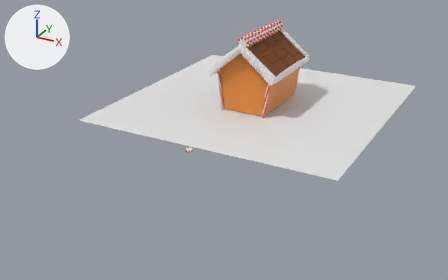
The Blender file Thanh_Sweet-Collection/GingerBreadHouseVer2.blend, before and after one commit.
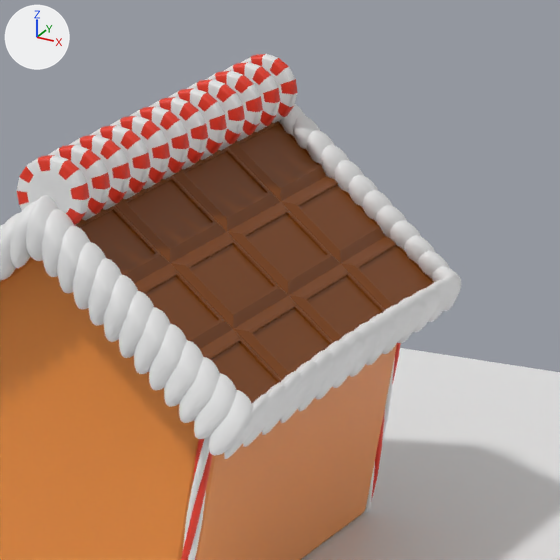
The first picture shows the older version from a camera (50 mm lens) standing at (74.0, -156.3, 63.3) and looking at (4.7, -30.3, 0.3). The close-ups show both versions on the part from 52% to 73% of the width and 4% to 37% of the height of that picture; other places that the commit changed are outside them. The lights are fixed; the arrows at upper left show +X, +Y and +Z.

The older version as bpy lines, for what is in view:
```python
me_cube_001 = bpy.data.meshes.new('Cube.001')
me_cube_001.from_pydata(...)  # 12 vertices, 4 faces; spans x -1.28..1.28, y -1.0..1.0, z -1.0..2.04
me_cube_001.materials.append(mat_material_002)  # orange #e78b39
me_cube_002 = bpy.data.meshes.new('Cube.002')
me_cube_002.from_pydata([(1.28, 1.0, 1.0), (1.0, 1.0, -1.0), (1.28, -1.0, 1.0), (1.0, -1.0, -1.0), (-1.28, 1.0, 1.0), (-1.0, 1.0, -1.0), (-1.28, -1.0, 1.0), (-1.0, -1.0, -1.0)], [], [(1, 0, 2, 3), (5, 7, 6, 4)])
me_cube_002.materials.append(mat_material_002)  # orange #e78b39
me_sphere = bpy.data.meshes.new('Sphere')
me_sphere.from_pydata(...)  # 482 vertices, 512 faces; spans x -0.99..0.97, y -0.94..0.95, z -1.61..1.0
me_sphere.polygons.foreach_set('use_smooth', [True] * 512)
ob_frontback = bpy.data.objects.new('frontback', me_cube_001)
ob_frontback.location = (0.0, 0.0, 6.08)
ob_frontback.scale = (5.99, 9.78, 5.99)
_m = ob_frontback.modifiers.new('Solidify', 'SOLIDIFY')
_m.thickness = 0.1
_m.offset = 1.0
_m = ob_frontback.modifiers.new('Bevel', 'BEVEL')
_m.segments = 3
ob_side = bpy.data.objects.new('side', me_cube_002)
ob_side.location = (0.0, 0.0, 6.08)
ob_side.scale = (5.99, 10.7, 5.99)
_m = ob_side.modifiers.new('Solidify', 'SOLIDIFY')
_m.thickness = 0.1
_m.offset = 1.0
_m = ob_side.modifiers.new('Bevel', 'BEVEL')
_m.segments = 3
ob_sphere = bpy.data.objects.new('Sphere', me_sphere)
ob_sphere.location = (0.0, 0.0, 6.8)
_m = ob_sphere.modifiers.new('Array', 'ARRAY')
_m.fit_type = 'FIT_CURVE'
_m.curve = ob_roof_curve
_m.relative_offset_displace = (0.5, 0.0, 0.0)
_m = ob_sphere.modifiers.new('Curve', 'CURVE')
_m.object = ob_roof_curve
# also in view: 'Cube' at (4.8, 0.0, 14.9); 'Circle.001' at (0.1, -0.1, 20.3); 'Plane' at (0.0, 0.0, 0.0); 'candycane' at (0.0, 0.0, 5.7)
```
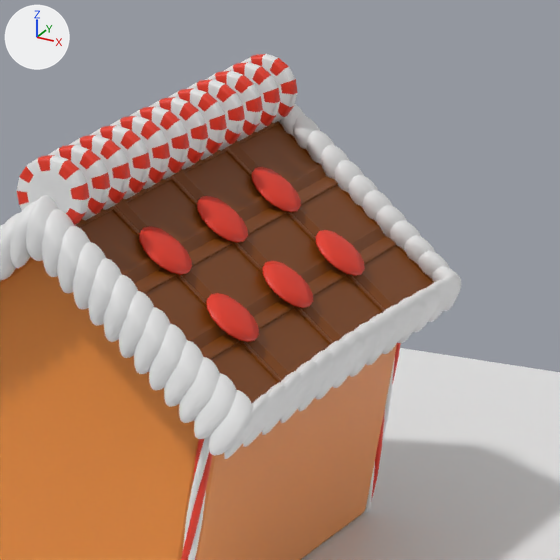
What differs and where, as boxes (x1, y1, x2, y2) in the close-ups (560 x 560 px):
'mm', added (red)
    after: (139, 167, 365, 342)

Edits to the bpy script that builds the scene:
```text
Add me_circle_005:
    me_circle_005.from_pydata(...)  # 66 vertices, 64 faces; spans x -1.43..1.41, y -1.42..1.43, z -0.29..0.29
    me_circle_005.polygons.foreach_set('use_smooth', [True] * 64)
    me_circle_005.materials.append(mat_material_001)  # red #e73720
Add ob_mm:
    ob_mm = bpy.data.objects.new('mm', me_circle_005)
    ob_mm.location = (3.21, -6.2, 16.99)
    ob_mm.rotation_euler = (0.0, 0.657, 0.0)  # degrees (0, 38, 0)
    _m = ob_mm.modifiers.new('Array', 'ARRAY')
    _m.relative_offset_displace = (1.5, 0.0, 0.0)
    _m = ob_mm.modifiers.new('Array.001', 'ARRAY')
    _m.count = 3
    _m.relative_offset_displace = (0.0, 2.1, 0.0)
```
